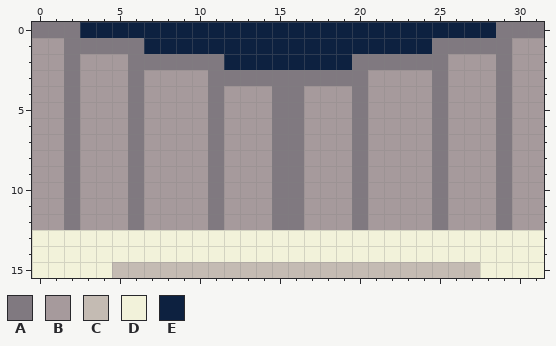
Two states of a pixel-art file, aseprite/cubedispenser.aseprite. This is how it looked before the edit.
32x16 pixels, 1 frame.
Palette (. is transparent): A #807980  B #a69a9c  C #c4bbb3  D #f2f2da  E #0d2140
After the commit:
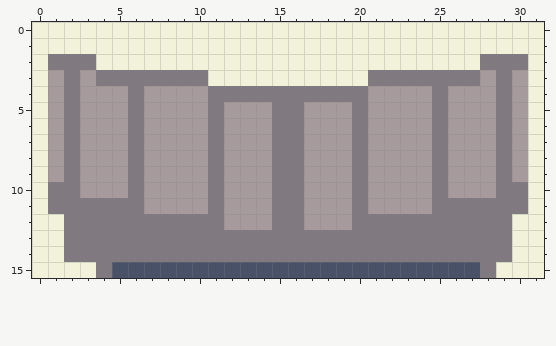
Diff:
{"colour":"C","old":"#c4bbb3","new":"#495169"}
{"y":0,"x":0,"old":"AAAEEEEEEEEEEEEEEEEEEEEEEEEEEAAA","new":"DDDDDDDDDDDDDDDDDDDDDDDDDDDDDDDD"}
{"y":1,"x":0,"old":"BBAAAAAEEEEEEEEEEEEEEEEEEAAAAABB","new":"DDDDDDDDDDDDDDDDDDDDDDDDDDDDDDDD"}
{"y":2,"x":0,"old":"BB","new":"DA"}
{"y":2,"x":3,"old":"BBBAAAAAAEEEEEEEEAAAAAABBB","new":"ADDDDDDDDDDDDDDDDDDDDDDDDA"}
{"y":2,"x":30,"old":"BB","new":"AD"}
{"y":3,"x":0,"old":"B","new":"D"}
{"y":3,"x":4,"old":"BB","new":"AA"}
{"y":3,"x":7,"old":"BBBBAAAAAAAAAABBBB","new":"AAAADDDDDDDDDDAAAA"}
{"y":3,"x":26,"old":"BB","new":"AA"}
{"y":3,"x":31,"old":"B","new":"D"}
{"y":4,"x":0,"old":"B","new":"D"}
{"y":4,"x":12,"old":"BBB","new":"AAA"}
{"y":4,"x":17,"old":"BBB","new":"AAA"}
{"y":4,"x":31,"old":"B","new":"D"}
{"y":5,"x":0,"old":"B","new":"D"}
{"y":5,"x":31,"old":"B","new":"D"}
{"y":6,"x":0,"old":"B","new":"D"}
{"y":6,"x":31,"old":"B","new":"D"}
{"y":7,"x":0,"old":"B","new":"D"}
{"y":7,"x":31,"old":"B","new":"D"}
{"y":8,"x":0,"old":"B","new":"D"}
{"y":8,"x":31,"old":"B","new":"D"}
{"y":9,"x":0,"old":"B","new":"D"}
{"y":9,"x":31,"old":"B","new":"D"}
{"y":10,"x":0,"old":"BB","new":"DA"}
{"y":10,"x":30,"old":"BB","new":"AD"}
{"y":11,"x":0,"old":"BB","new":"DA"}
{"y":11,"x":3,"old":"BBB","new":"AAA"}
{"y":11,"x":26,"old":"BBB","new":"AAA"}
{"y":11,"x":30,"old":"BB","new":"AD"}
{"y":12,"x":0,"old":"BB","new":"DD"}
{"y":12,"x":3,"old":"BBB","new":"AAA"}
{"y":12,"x":7,"old":"BBBB","new":"AAAA"}
{"y":12,"x":21,"old":"BBBB","new":"AAAA"}
{"y":12,"x":26,"old":"BBB","new":"AAA"}
{"y":12,"x":30,"old":"BB","new":"DD"}
{"y":13,"x":2,"old":"DDDDDDDDDDDDDDDDDDDDDDDDDDDD","new":"AAAAAAAAAAAAAAAAAAAAAAAAAAAA"}
{"y":14,"x":2,"old":"DDDDDDDDDDDDDDDDDDDDDDDDDDDD","new":"AAAAAAAAAAAAAAAAAAAAAAAAAAAA"}
{"y":15,"x":4,"old":"D","new":"A"}
{"y":15,"x":28,"old":"D","new":"A"}
{"label":"changed","picture_box":[32,22,544,278]}
